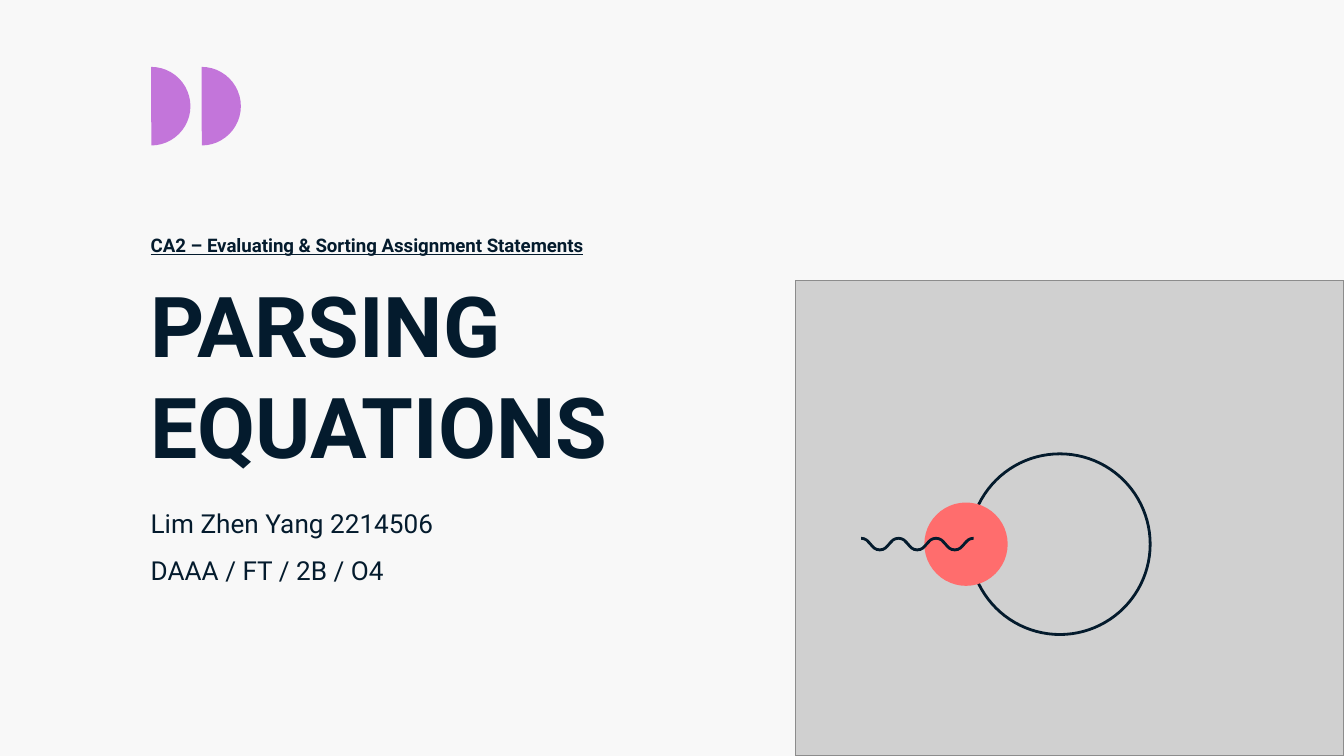
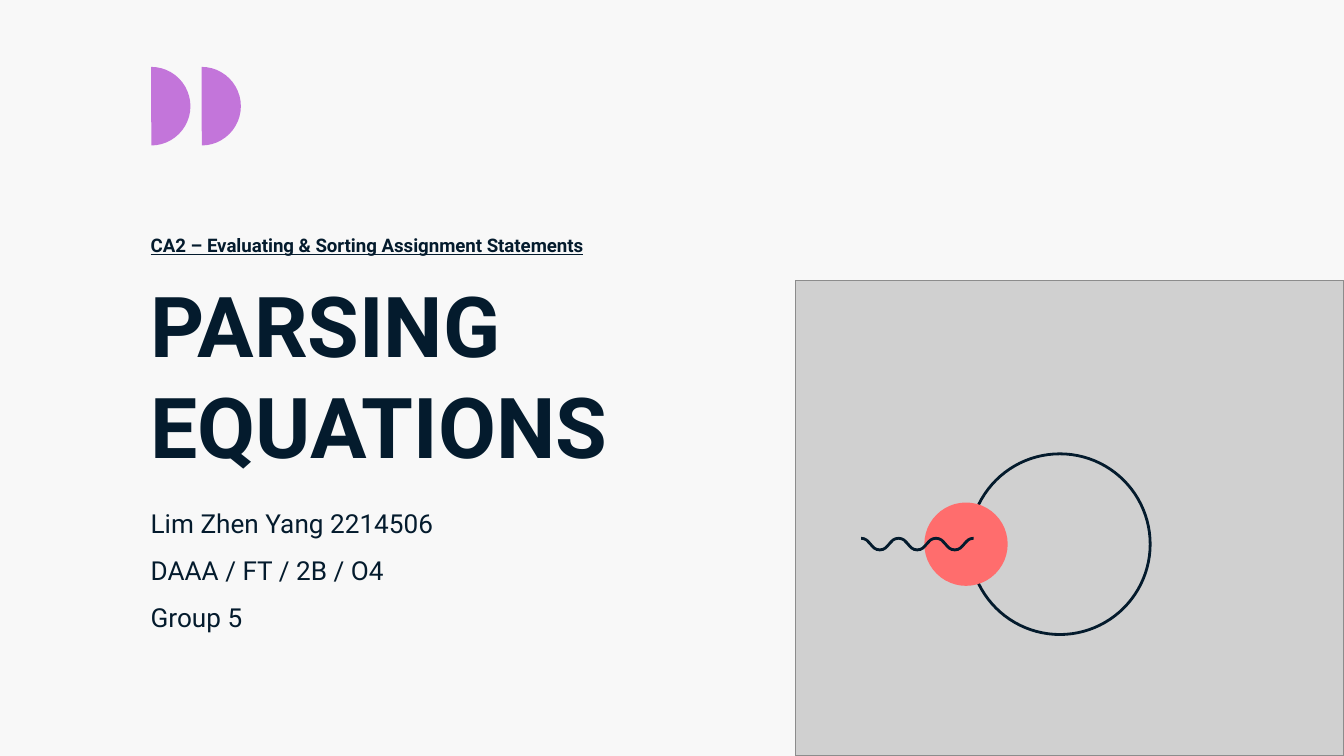
Before and after one commit to ZhnYng/Evaluating-mathematical-expressions, a slide deck: slide 1 of Individual Options.pptx. Drawn at 1344x756 pixels with LibreOffice and Linux fonts; fonts in the diff are those of the drawing; grey boxes stand for pictures; background and template pictures are left out. Boxes give left, top, right and bottom in pixels: in the first picture for what was removed or moved away, otherwise in the second. Text is boxed around its words. In the diff, an @@ line names an element or a change of style, - is before the commit and + after.

```diff
--- a/Individual Options.pptx
+++ b/Individual Options.pptx
@@ subtitle at <box>151,608,243,633</box>: paragraph added @@
+Group 5
```
Also in this commit, not shown: 7 other files.
